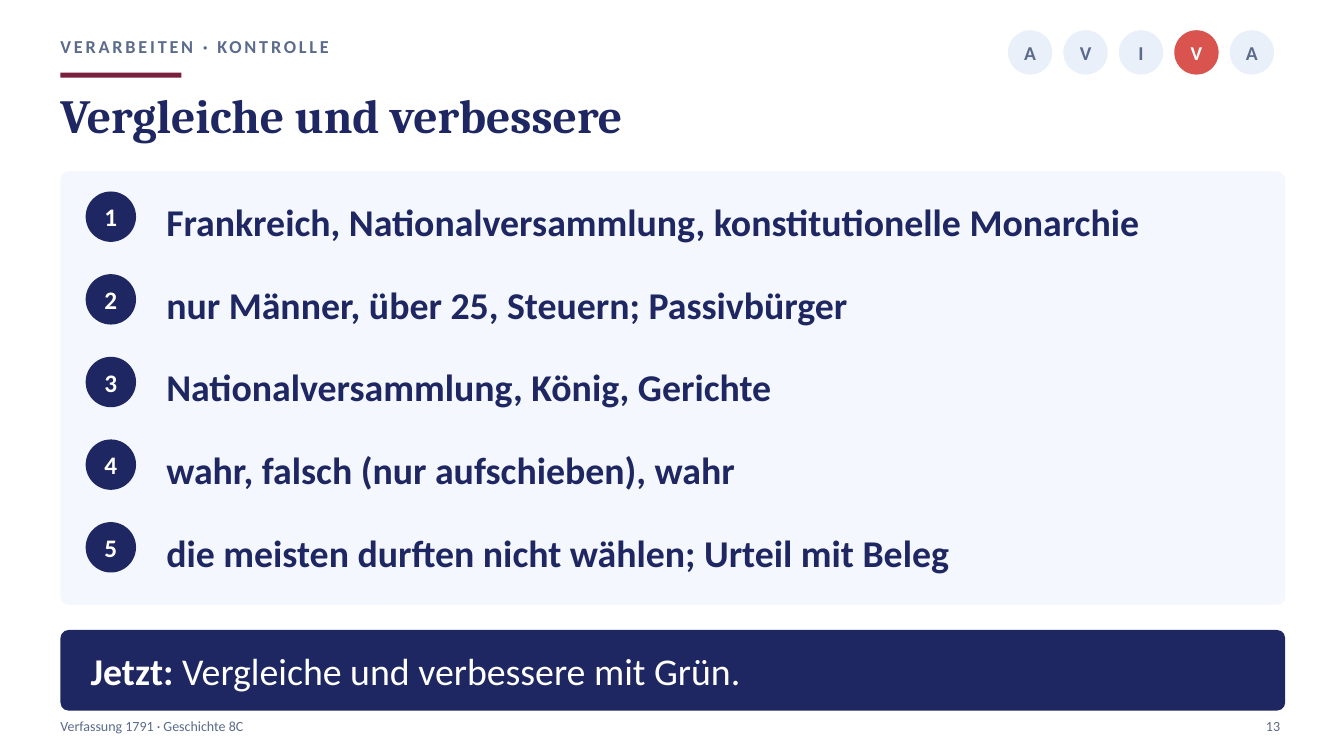
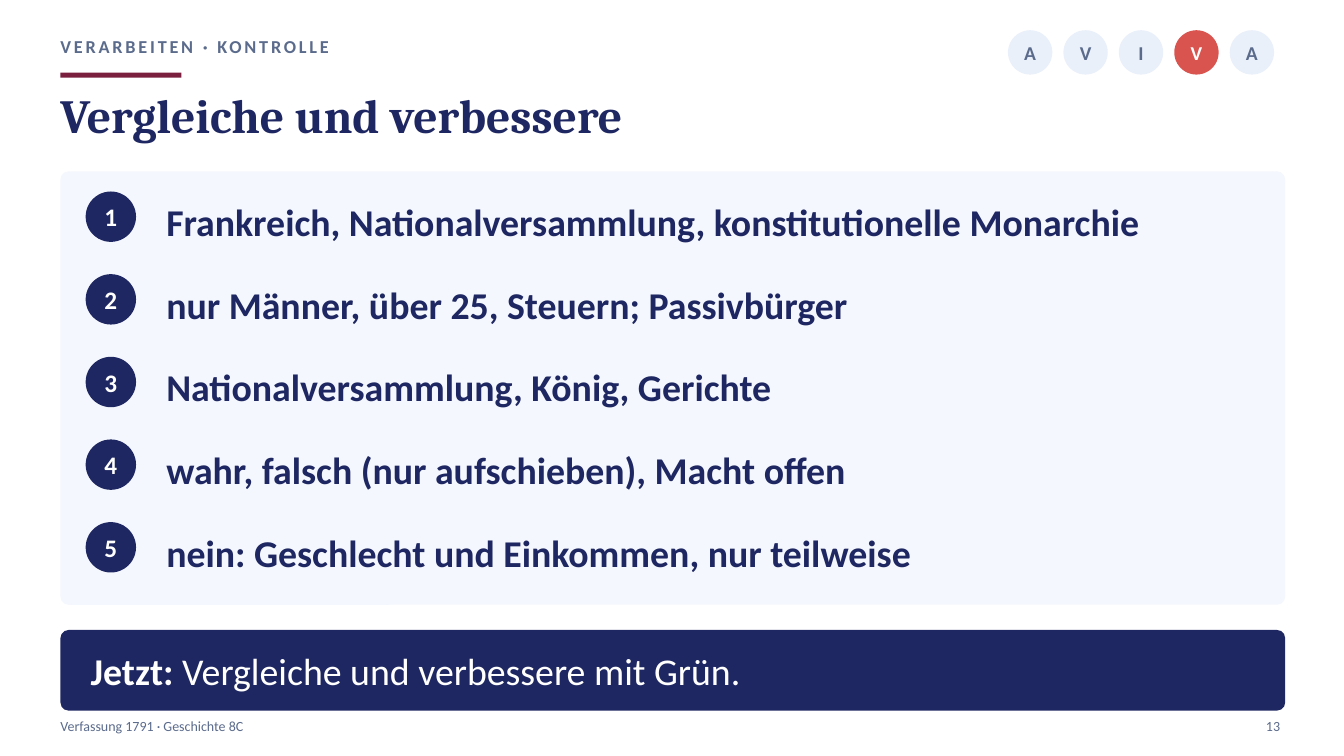
Before and after one commit to golzkonstantin-gif/Schule, a slide deck: slide 13 of Geschichte_8/Stunde5_Verfassung/Praesentation_Stunde5_Verfassung_8C.pptx. Drawn at 1344x756 pixels with LibreOffice and Linux fonts; fonts in the diff are those of the drawing. Boxes give left, top, right and bottom in pixels: in the first picture for what was removed or moved away, otherwise in the second. Text is boxed around its words. In the diff, an @@ line names an element or a change of style, - is before the commit and + after.

```diff
--- a/Geschichte_8/Stunde5_Verfassung/Praesentation_Stunde5_Verfassung_8C.pptx
+++ b/Geschichte_8/Stunde5_Verfassung/Praesentation_Stunde5_Verfassung_8C.pptx
@@ text at [166, 456, 846, 490]: text changed @@
-wahr, falsch (nur aufschieben), wahr
+wahr, falsch (nur aufschieben), Macht offen
@@ text at [166, 540, 910, 572]: text changed @@
-die meisten durften nicht wählen; Urteil mit Beleg
+nein: Geschlecht und Einkommen, nur teilweise
```
Also in this commit, not shown: 3 other slides changed, 12 other files.
